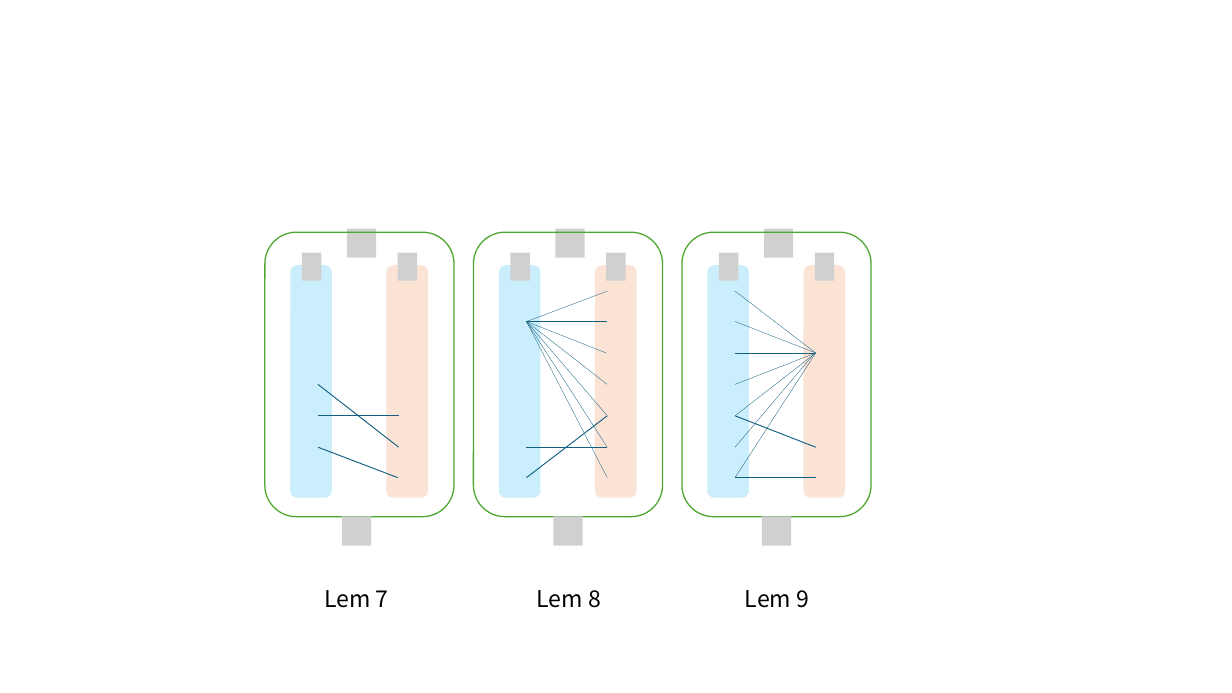
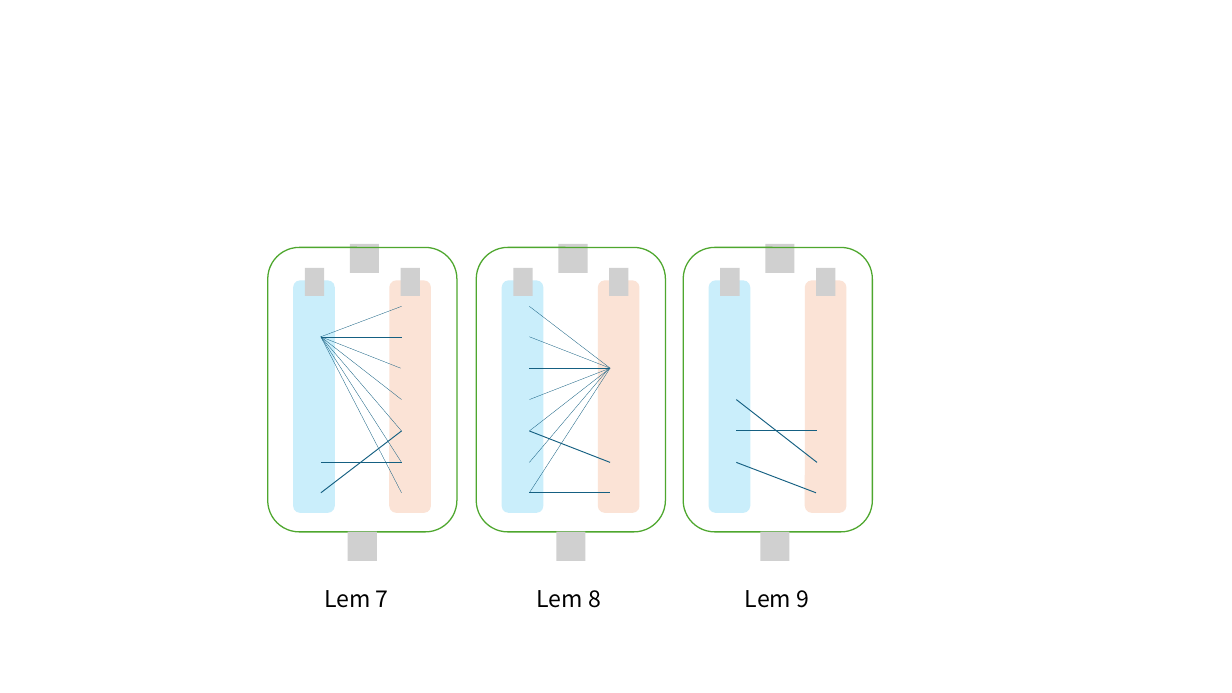
Before and after one commit to TomoyukiUchida/JournalofCompactnessofRP, a slide deck: slide 10 of IEICE_Rev/figs/Prop3_Fig.pptx. Drawn at 1232x693 pixels with LibreOffice and Linux fonts; fonts in the diff are those of the drawing; grey boxes stand for pictures; background and template pictures are left out. Boxes give left, top, right and bottom in pixels: in the first picture for what was removed or moved away, otherwise in the second. Text is boxed around its words. In the diff, an @@ line names an element or a change of style, - is before the commit and + after.

```diff
--- a/IEICE_Rev/figs/Prop3_Fig.pptx
+++ b/IEICE_Rev/figs/Prop3_Fig.pptx
@@ picture: place and size @@
-picture at box(764, 228, 794, 258)
+picture at box(350, 244, 380, 274)
@@ 18 lines, 6 rounded rectangles: place and size @@
-18 lines, 6 rounded rectangles at box(473, 232, 872, 517)
+18 lines, 6 rounded rectangles at box(268, 248, 665, 532)
@@ 3 rounded rectangles, 3 lines, 1 picture: place and size @@
-3 rounded rectangles, 3 lines, 1 picture at box(265, 228, 455, 517)
+3 rounded rectangles, 3 lines, 1 picture at box(683, 244, 872, 532)
@@ group added at box(305, 244, 836, 561): 10 pictures @@
@@ group removed at box(302, 228, 835, 546): 10 pictures @@
```
Also in this commit, not shown: 1 other file.
